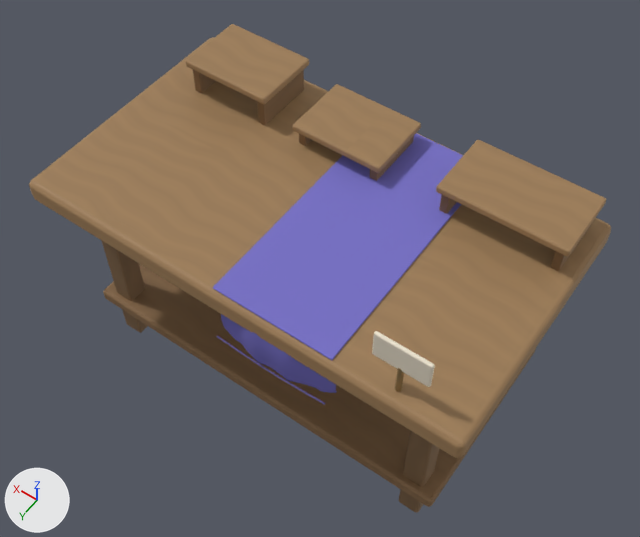
What one commit did to the glTF model assets/masters/native-v4/display-2.glb.
One viewpoint serves both versions: a 50 mm lens placed at (-1.31, 1.79, 3.43), pointed at (-0.02, 0.0, 0.61). Every picture has the same lights, and +X, +Y and +Z are marked at lower left. The picture after the commit comes second. Vertices at exactly the same position are counted once.

The scene before the commit, as lines of its bpy script (objects in view):
```python
me_mesh_0 = bpy.data.meshes.new('Mesh_0')
me_mesh_0.from_pydata(...)  # 1674 vertices, 3224 faces; spans x -0.95..0.95, y -0.55..0.56, z 0.0..1.23
# faces by material slot: [432, 1872, 216, 440, 132, 48, 84]
me_mesh_0.materials.append(mat_mat_warm_wood_v1__cca77a_1_r0_73_m0_ior1_5_opaque_ds0_linear_srgb_v2_native_r0_64_v11_oak_neutral_tint)
me_mesh_0.materials.append(mat_mat_warm_wood_v1__ad8355_1_r0_73_m0_ior1_5_opaque_ds0_linear_srgb_v2_v11_oak_neutral_tint)
me_mesh_0.materials.append(mat_mat_brushed_metal_v1__b39a64_1_r0_41_m0_65_ior1_5_opaque_ds0_linear_srgb_v2)  # brown #b39a64
me_mesh_0.materials.append(mat_mat_woven_fabric_v1__e9dcc3_1_r0_94_m0_ior1_45_opaque_ds0_linear_srgb_v2_native_r0_9)
me_mesh_0.materials.append(mat_mat_woven_fabric_v1__c4b69a_1_r0_94_m0_ior1_45_opaque_ds0_linear_srgb_v2_native_r0_9)
me_mesh_0.materials.append(mat_mat_brushed_metal_v1__a68d61_1_r0_41_m0_65_ior1_5_opaque_ds0_linear_srgb_v2)  # brown #a68d61
me_mesh_0.materials.append(mat_mat_soft_paper_v1__f1e7d3_1_r0_96_m0_ior1_45_opaque_ds0_linear_srgb_v2)  # pale yellow #f1e7d3
ob_display_2 = bpy.data.objects.new('display-2', me_mesh_0)
ob_display_2.location = (0.0, 0.0, 0.0)
```
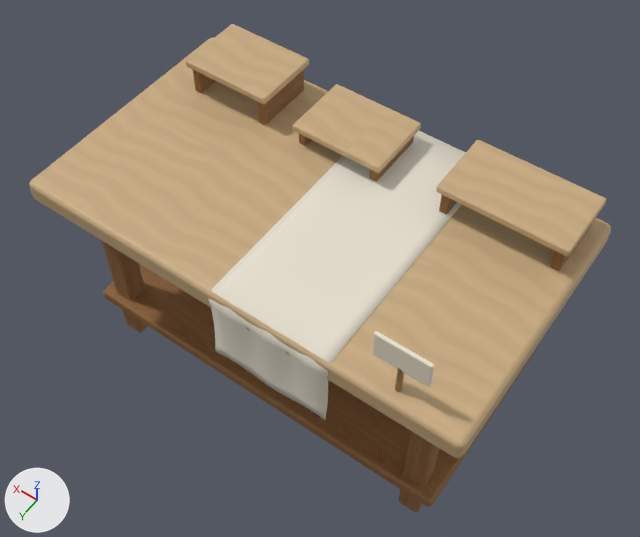
Boxes [x1, y1, x2, y2] around the edits, measured in the pictures (640 x 537 px; the box of a moved part takes in the faces that stretch with it):
'display-2', surface changed, reshaped (brown to beige): [29, 24, 611, 513] in both
part 1 of me_mesh_0, moved or reshaped: before [213, 133, 463, 405]; after [208, 131, 466, 420]
part 2 of me_mesh_0, recoloured (brown to beige): [29, 24, 611, 458] in both

Edits to the bpy script that builds the scene:
```text
Change img_image_2:
    img_image_2: load_image('Image_2', '_unpacked/Image_2', 512, 512, 'sRGB') -> load_image('Image_2', '_unpacked/Image_2', 512, 512, 'Non-Color')
Add img_image_6:
    img_image_6 = load_image('Image_6', '_unpacked/Image_6', 512, 512, 'Non-Color')
Add img_image_5:
    img_image_5 = load_image('Image_5', '_unpacked/Image_5', 512, 512, 'sRGB')
Add img_image_7:
    img_image_7 = load_image('Image_7', '_unpacked/Image_7', 512, 512, 'Non-Color')
Add mat_mat_woven_fabric_v1__ffffff_1_r0_94_m0_ior1_45_opaque_ds0_linear_srgb_v2_native_r0_86_finish_display_linen:
    mat_mat_woven_fabric_v1__ffffff_1_r0_94_m0_ior1_45_opaque_ds0_linear_srgb_v2_native_r0_86_finish_display_linen = bpy.data.materials.new('mat.woven-fabric.v1:#FFFFFF:1:r0.94:m0:ior1.45:OPAQUE:ds0:linear-srgb-v2:native-r0.86:finish:display-linen')
    # uses the picture img_image_5
    # uses the picture img_image_6
    # uses the picture img_image_7
Add mat_mat_warm_wood_v1__ffffff_1_r0_73_m0_ior1_5_opaque_ds0_linear_srgb_v2_native_r0_64_v11_oak_neutral_tint_finish_display_oak:
    mat_mat_warm_wood_v1__ffffff_1_r0_73_m0_ior1_5_opaque_ds0_linear_srgb_v2_native_r0_64_v11_oak_neutral_tint_finish_display_oak = bpy.data.materials.new('mat.warm-wood.v1:#FFFFFF:1:r0.73:m0:ior1.5:OPAQUE:ds0:linear-srgb-v2:native-r0.64:v11-oak-neutral-tint:finish:display-oak')
    # uses the picture img_image_0
    # uses the picture img_image_1
    # uses the picture img_image_2
Change me_mesh_0:
    used by ob_display_2; location = (0.0, 0.0, 0.0)
    remove me_mesh_0.from_pydata(...)  # 1674 vertices, 3224 faces; spans x -0.95..0.95, y -0.55..0.56, z 0.0..1.23
    add me_mesh_0.from_pydata(...)  # 1824 vertices, 3532 faces; spans x -0.95..0.95, y -0.55..0.56, z 0.0..1.23
    me_mesh_0 part 1: 1 vertex moved within x -0.2, y 0.56, z 0.74; 287 vertices removed from x -0.45..0.05, y -0.53..0.56, z 0.73..1.0; 437 vertices added at x -0.45..0.05, y -0.55..0.56, z 0.63..1.0
    me_mesh_0 part 2: 432 faces spanning x -0.95..0.95, y -0.55..0.55, z 0.89..1.15 switch from mat_mat_warm_wood_v1__cca77a_1_r0_73_m0_ior1_5_opaque_ds0_linear_srgb_v2_native_r0_64_v11_oak_neutral_tint to mat_mat_warm_wood_v1__ffffff_1_r0_73_m0_ior1_5_opaque_ds0_linear_srgb_v2_native_r0_64_v11_oak_neutral_tint_finish_display_oak
    remove me_mesh_0.materials.append(mat_mat_woven_fabric_v1__e9dcc3_1_r0_94_m0_ior1_45_opaque_ds0_linear_srgb_v2_native_r0_9)
    remove me_mesh_0.materials.append(mat_mat_woven_fabric_v1__c4b69a_1_r0_94_m0_ior1_45_opaque_ds0_linear_srgb_v2_native_r0_9)
    add me_mesh_0.materials.append(mat_mat_woven_fabric_v1__ffffff_1_r0_94_m0_ior1_45_opaque_ds0_linear_srgb_v2_native_r0_86_finish_display_linen)
```
